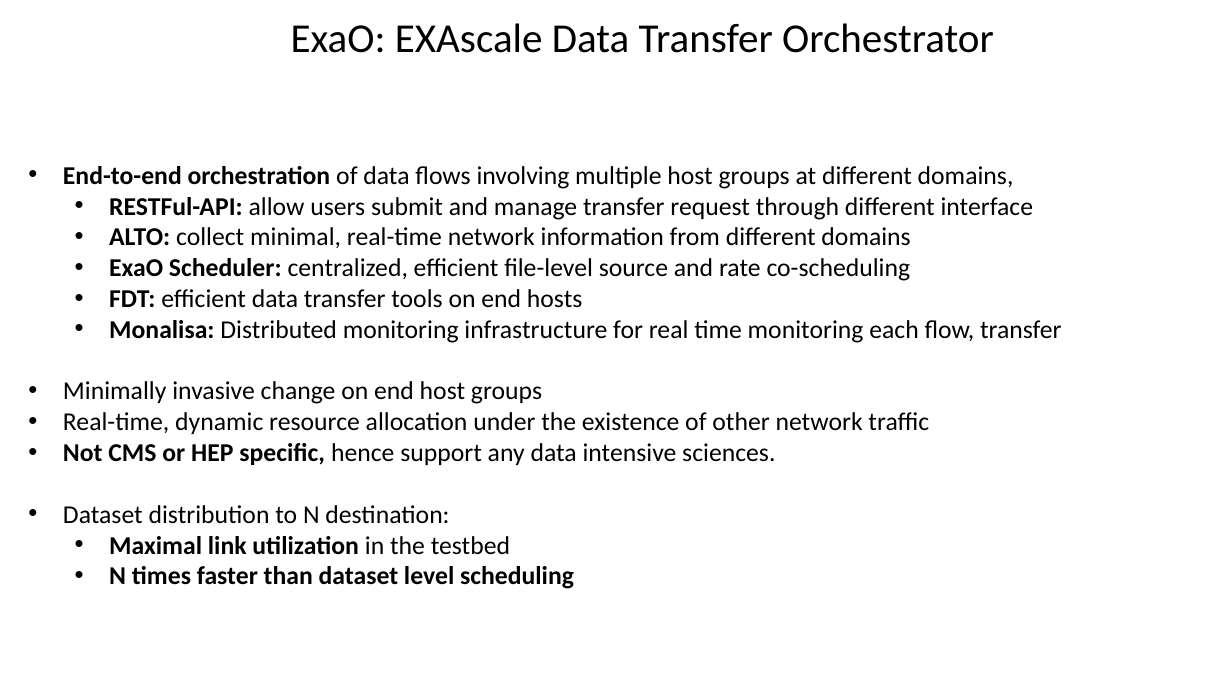
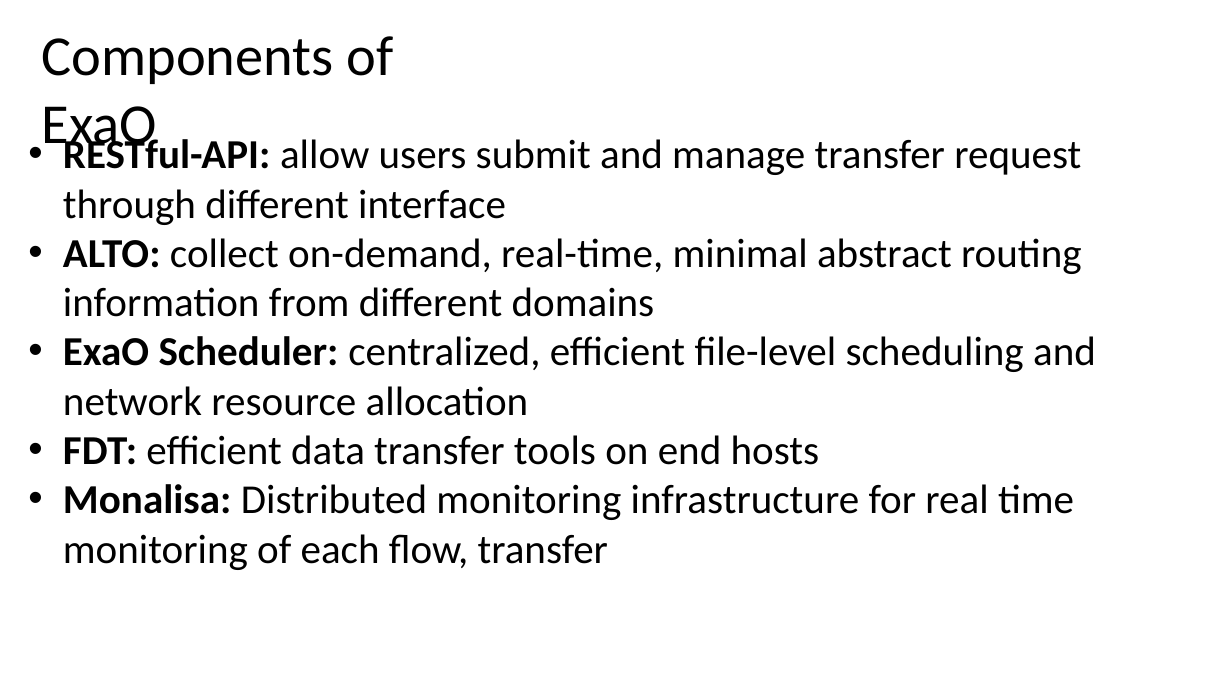
Before and after one commit to snlab/sc16, a slide deck: slide 9 of slides/cms-demo-v1.pptx (slide 6 before the commit). Drawn at 1232x693 pixels with LibreOffice and Linux fonts; fonts in the diff are those of the drawing. Boxes give left, top, right and bottom in pixels: in the first picture for what was removed or moved away, otherwise in the second. Text is boxed around its words. In the diff, an @@ line names an element or a change of style, - is before the commit and + after.

Commit message:
updated cms v1

```diff
--- a/slides/cms-demo-v1.pptx
+++ b/slides/cms-demo-v1.pptx
@@ text at (42,36,393,157): text changed; size 32 to 44 pt @@
-ExaO: EXAscale Data Transfer Orchestrator
+Components of ExaO
@@ text at (63,135,1096,416): text changed; size 20 to 32 pt @@
-• End-to-end orchestration of data flows involving multiple host groups at different domains,
-  • RESTFul-API: allow users submit and manage transfer request through different interface
-  • ALTO: collect minimal, real-time network information from different domains
-  • ExaO Scheduler: centralized, efficient file-level source and rate co-scheduling
+• RESTful-API: allow users submit and manage transfer request through different interface
+• ALTO: collect on-demand, real-time, minimal abstract routing information from different domains
+• ExaO Scheduler: centralized, efficient file-level scheduling and network resource allocation
@@ text at (63,435,820,465): size 20 to 32 pt in "FDT: efficient data transfer tools on end ..."; list level 2 to 1 in "FDT: efficient data transfer tools ..." @@
@@ text at (63,484,1074,570): text changed; size 20 to 32 pt @@
-  • Monalisa: Distributed monitoring infrastructure for real time monitoring each flow, transfer
-• Minimally invasive change on end host groups
-• Real-time, dynamic resource allocation under the existence of other network traffic
-• Not CMS or HEP specific, hence support any data intensive sciences.
-• Dataset distribution to N destination:
-  • Maximal link utilization in the testbed
-  • N times faster than dataset level scheduling
+• Monalisa: Distributed monitoring infrastructure for real time monitoring of each flow, transfer
```
Also in this commit, not shown: 6 other slides changed, 4 slides added, 2 slides removed.
